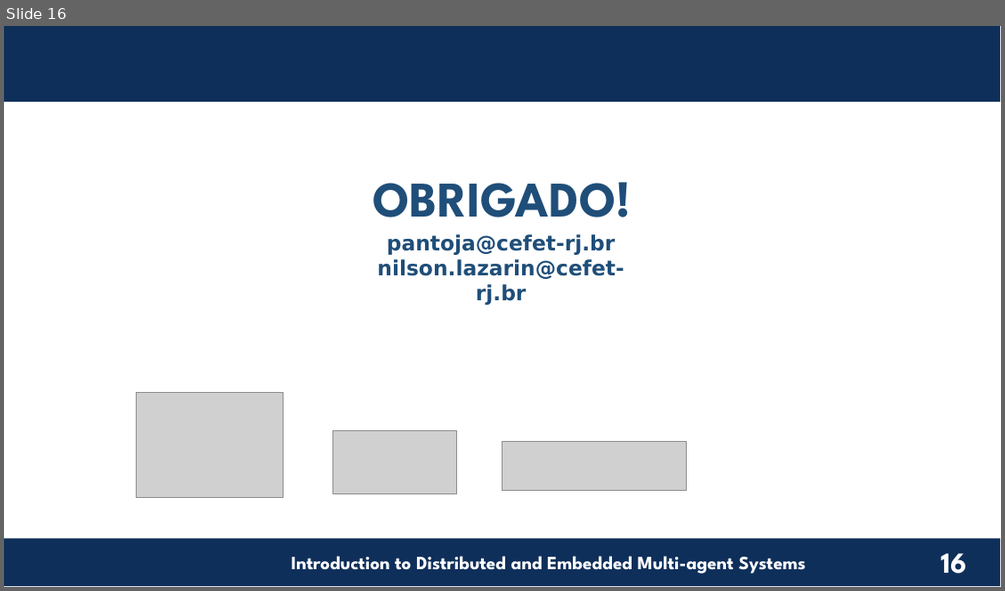
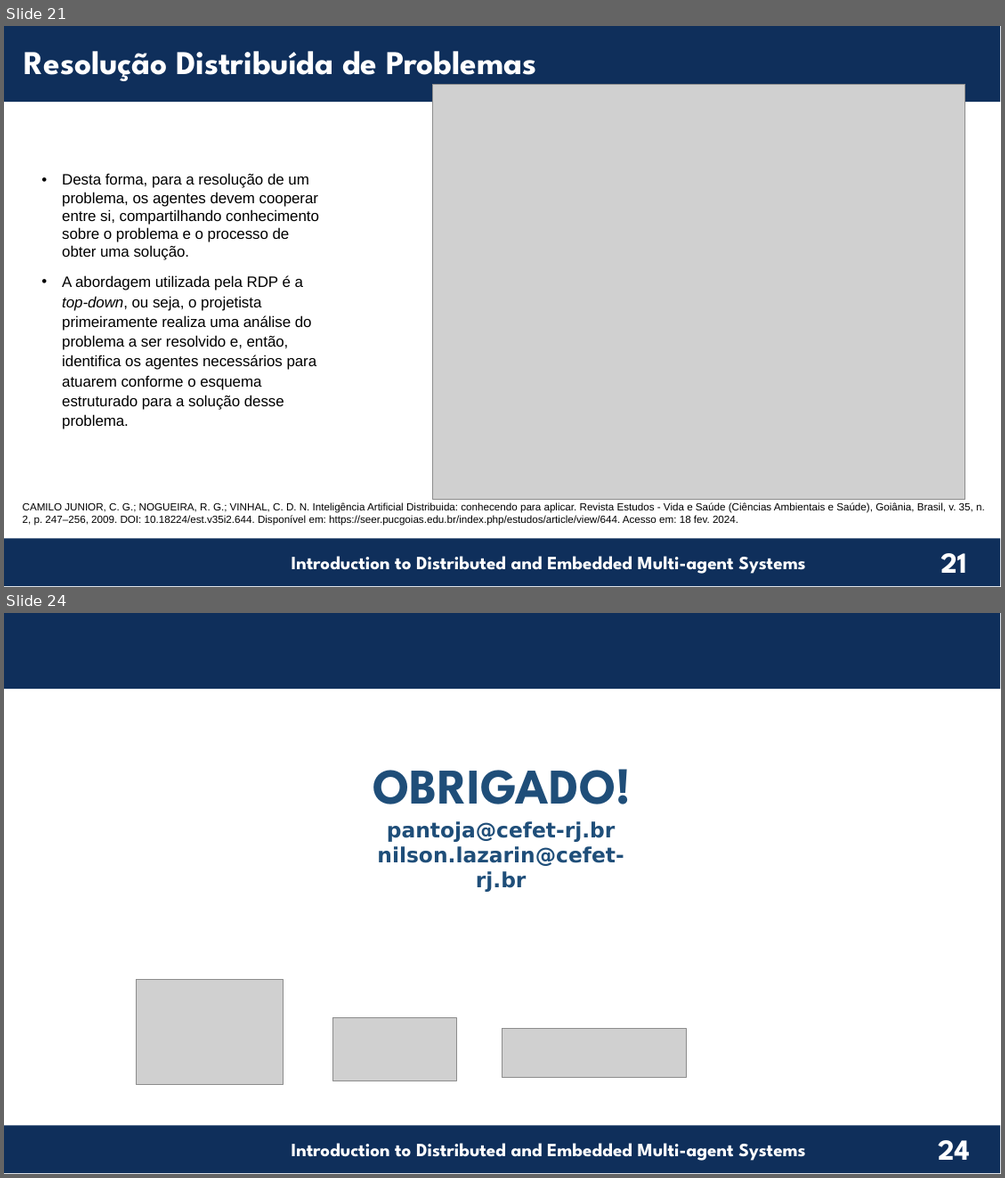
Before and after one commit to chon-group/distributedAndEmbeddedAI, a slide deck: course/01-Introduction/Introduction_20240217.odp. Shown one above the other, each under a label of ours: slide 16 before the commit, slides 21 and 24 after it; the slides between them are not shown. The pictures are 1005x591 and 1005x1178 pixels, drawn with LibreOffice and Linux fonts; fonts in the diff are those of the drawing; grey boxes stand for pictures; background and template pictures are left out. Boxes give left, top, right and bottom in pixels: in the first picture for what was removed or moved away, otherwise in the second. Text is boxed around its words. In the diff, an @@ line names an element or a change of style, - is before the commit and + after.

```diff
--- a/course/01-Introduction/Introduction_20240217.odp
+++ b/course/01-Introduction/Introduction_20240217.odp
@@ slide 21 added at (x1=4, y1=26, x2=1001, y2=587), background #FFFFFF; not listed: 4 template elements that a slide beside it also shows @@
@@ text added at (x1=24, y1=51, x2=536, y2=86), 32 pt, text #FFFFFF, bold @@
+Resolução Distribuída de Problemas
@@ picture added at (x1=432, y1=85, x2=965, y2=500) @@
@@ text added at (x1=62, y1=173, x2=319, y2=429), 14.4 pt, text #000000 @@
+• Desta forma, para a resolução de um problema, os agentes devem cooperar entre si, compartilhando conhecimento sobre o problema e o processo de obter uma solução.
+• A abordagem utilizada pela RDP é a top-down, ou seja, o projetista primeiramente realiza uma análise do problema a ser resolvido e, então, identifica os agentes necessários para atuarem conforme o esquema estruturado para a solução desse problema.
@@ text added at (x1=23, y1=502, x2=985, y2=525), 10 pt, text #000000 @@
+CAMILO JUNIOR, C. G.; NOGUEIRA, R. G.; VINHAL, C. D. N. Inteligência Artificial Distribuida: conhecendo para aplicar. Revista Estudos - Vida e Saúde (Ciências Ambientais e Saúde), Goiânia, Brasil, v. 35, n. 2, p. 247–256, 2009. DOI: 10.18224/est.v35i2.644. Disponível em: https://seer.pucgoias.edu.br/index.php/estudos/article/view/644. Acesso em: 18 fev. 2024.
@@ what was slide 16 is now slide 24 @@
@@ page number at (x1=938, y1=1140, x2=970, y2=1159): text changed @@
-16
+24
```
Also in this commit, not shown: 7 other slides added, 2 other files.
